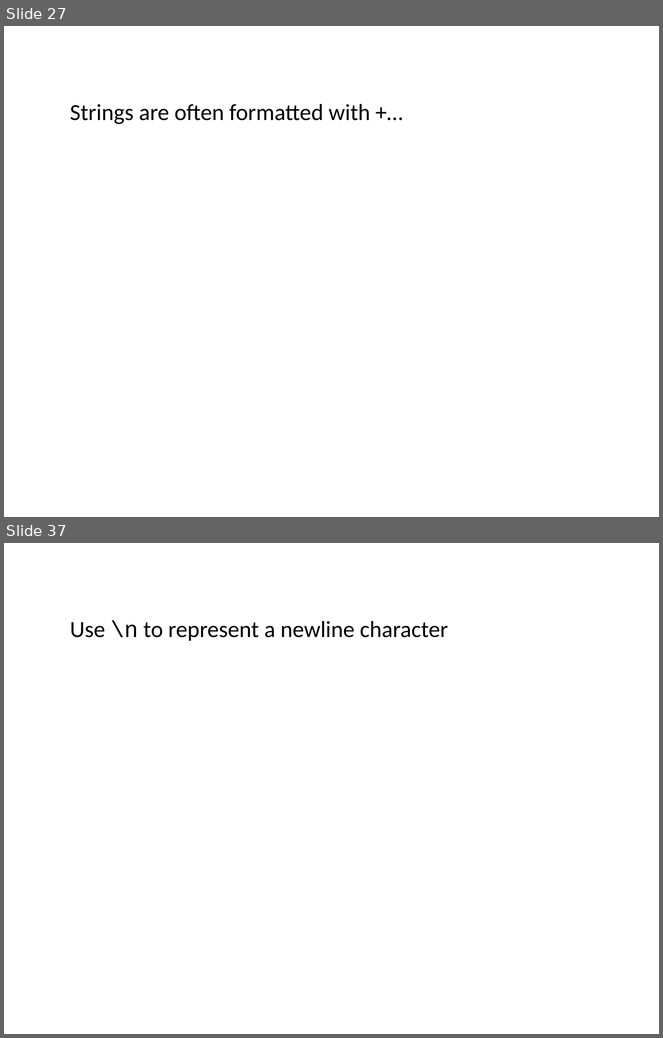
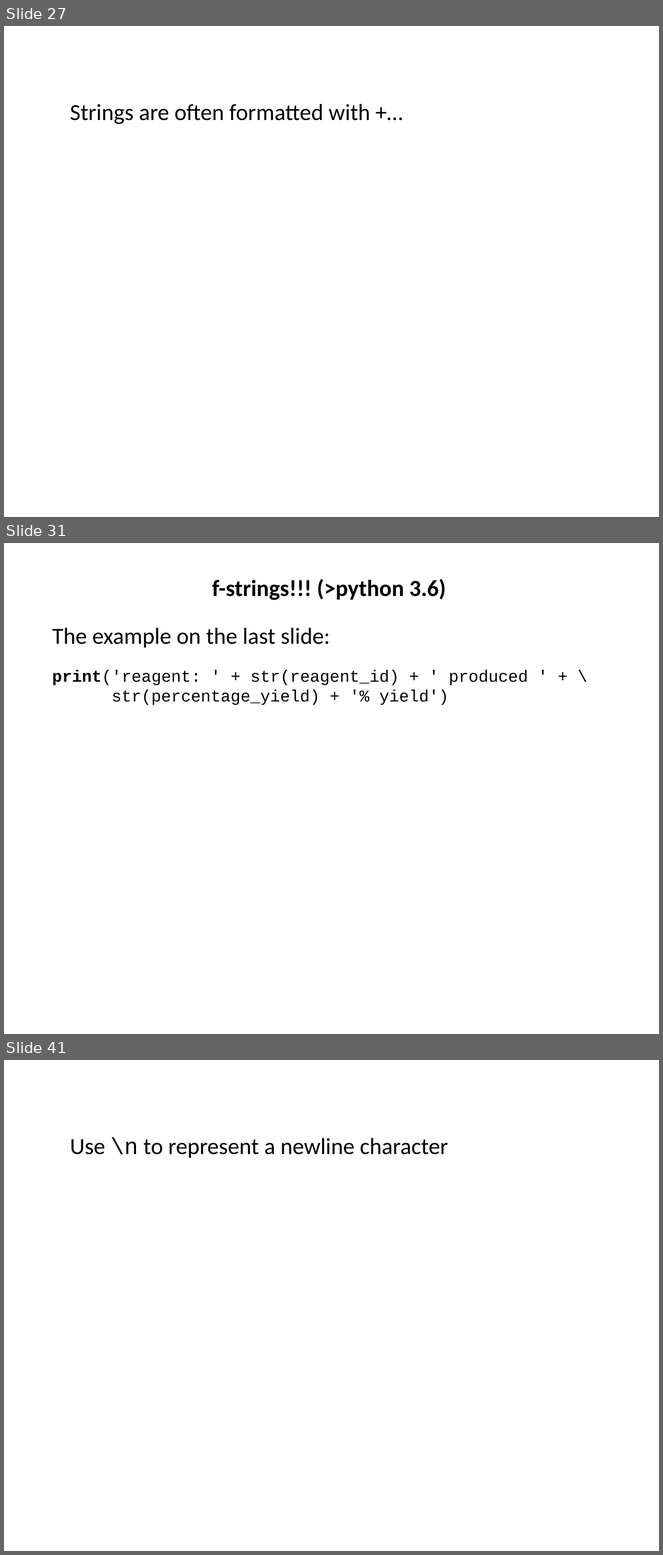
Before and after one commit to ncasuk/ncas-isc, a slide deck: python/presentations/learning_python/12_strings.pptx. Shown one above the other, each under a label of ours: slides 27 and 37 before the commit, slides 27, 31 and 41 after it; the slides between them are not shown. The pictures are 663x1038 and 663x1555 pixels, drawn with LibreOffice and Linux fonts; fonts in the diff are those of the drawing; background and template pictures are left out. Boxes give left, top, right and bottom in pixels: in the first picture for what was removed or moved away, otherwise in the second. Text is boxed around its words. In the diff, an @@ line names an element or a change of style, - is before the commit and + after.

Commit message:
placing focus on f-strings

```diff
--- a/python/presentations/learning_python/12_strings.pptx
+++ b/python/presentations/learning_python/12_strings.pptx
@@ slide 31 added at (4, 543, 659, 1034), background picture (left out) @@
@@ text added at (212, 579, 447, 600), 28 pt, text #000000, bold @@
+f-strings!!! (>python 3.6)
@@ text added at (52, 628, 330, 648), 28 pt, text #000000 @@
+The example on the last slide:
@@ text added at (52, 670, 529, 705), 20 pt, text #000000 @@
+print('reagent: ' + str(reagent_id) + ' produced ' + \
+str(percentage_yield) + '% yield')
@@ what was slide 37 is now slide 41 @@
```
Also in this commit, not shown: 3 slides changed, 9 other slides added, 6 slides removed, 1 other file.
